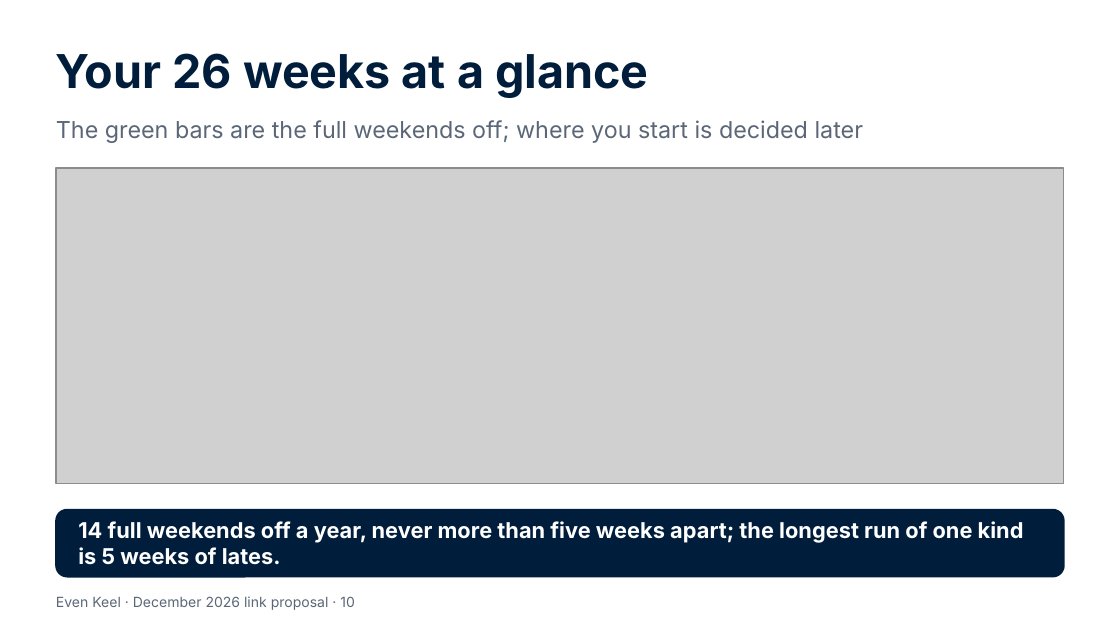
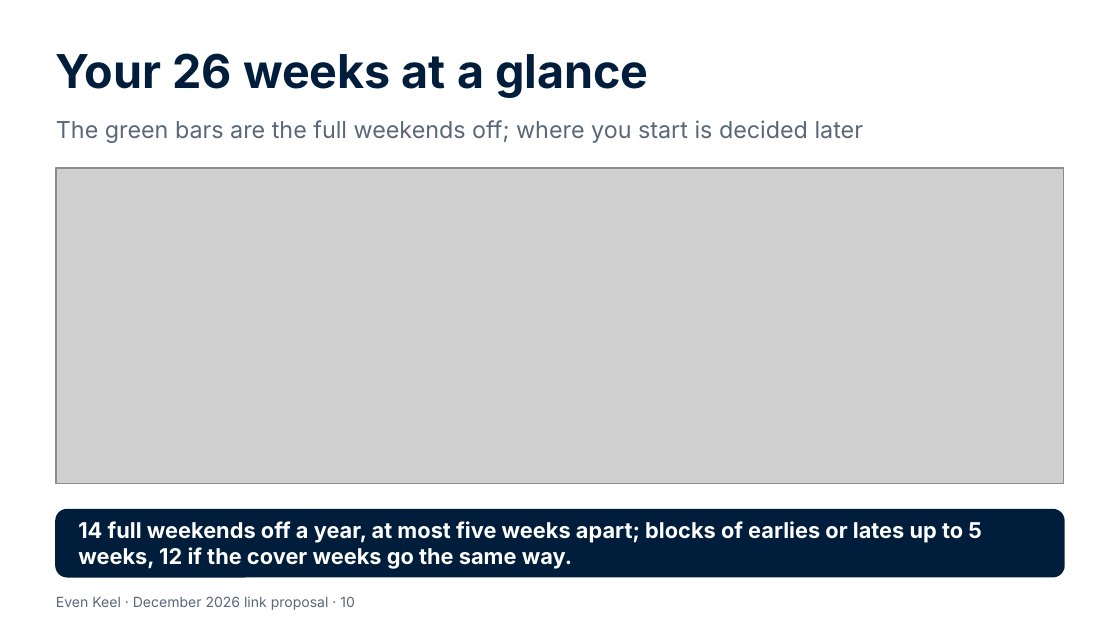
Before and after one commit to Garethdavidmiller/roster-app, a slide deck: slide 10 of docs/links-26/presentations/Even-Keel-for-colleagues.pptx. Drawn at 1120x630 pixels with LibreOffice and Linux fonts; fonts in the diff are those of the drawing; grey boxes stand for pictures. Boxes give left, top, right and bottom in pixels: in the first picture for what was removed or moved away, otherwise in the second. Text is boxed around its words. In the diff, an @@ line names an element or a change of style, - is before the commit and + after.

```diff
--- a/docs/links-26/presentations/Even-Keel-for-colleagues.pptx
+++ b/docs/links-26/presentations/Even-Keel-for-colleagues.pptx
@@ text at [78, 521, 982, 569]: text changed @@
-14 full weekends off a year, never more than five weeks apart; the longest run of one kind is 5 weeks of lates.
+14 full weekends off a year, at most five weeks apart; blocks of earlies or lates up to 5 weeks, 12 if the cover weeks go the same way.
```
Also in this commit, not shown: 33 other files.
